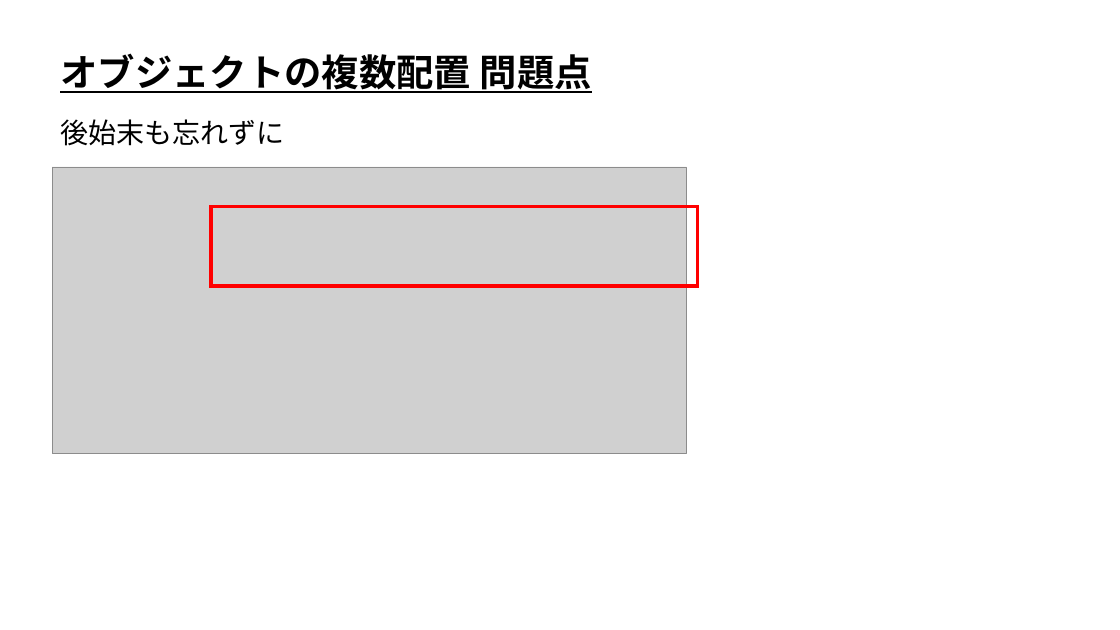
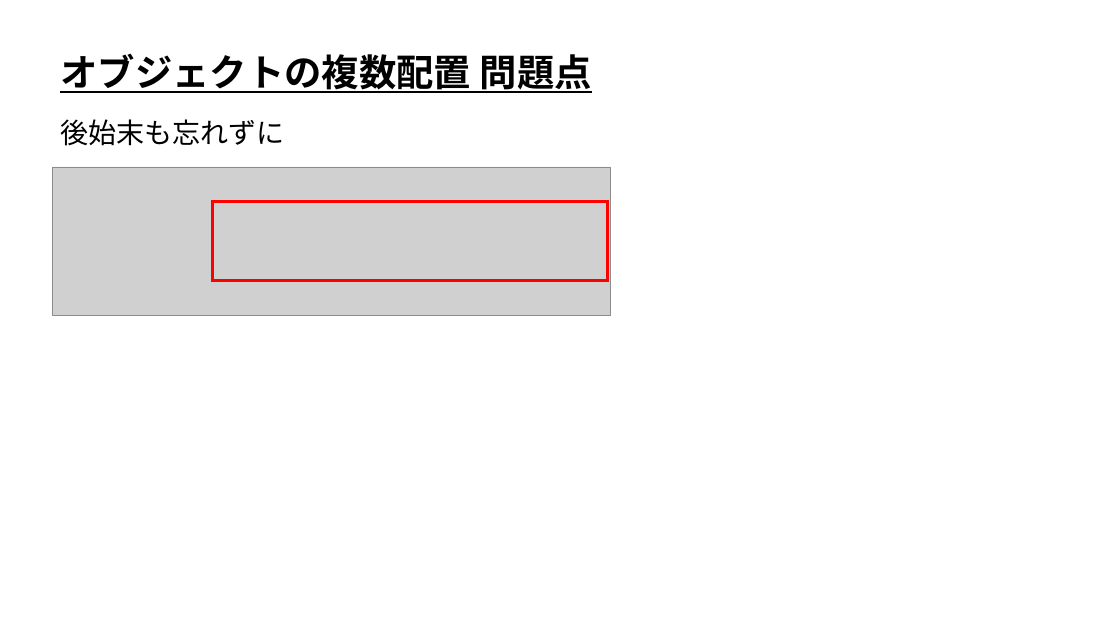
Before and after one commit to ArakiYusuke-Ohara/Textbook, a slide deck: slide 21 of ゲーム科2年/00_前期/ゲーム開発Ⅰ/05_オブジェクトの複数配置.pptx (slide 24 before the commit). Drawn at 1120x630 pixels with LibreOffice and Linux fonts; fonts in the diff are those of the drawing; grey boxes stand for pictures. Boxes give left, top, right and bottom in pixels: in the first picture for what was removed or moved away, otherwise in the second. Text is boxed around its words. In the diff, an @@ line names an element or a change of style, - is before the commit and + after.

```diff
--- a/ゲーム科2年/00_前期/ゲーム開発Ⅰ/05_オブジェクトの複数配置.pptx
+++ b/ゲーム科2年/00_前期/ゲーム開発Ⅰ/05_オブジェクトの複数配置.pptx
@@ picture removed at [52, 167, 686, 454] @@
@@ picture added at [52, 167, 610, 315] @@
@@ rectangle: place and size @@
-rectangle at [211, 207, 697, 286]
+rectangle at [213, 202, 607, 281]
```
Also in this commit, not shown: 9 other slides changed, 3 slides removed.
